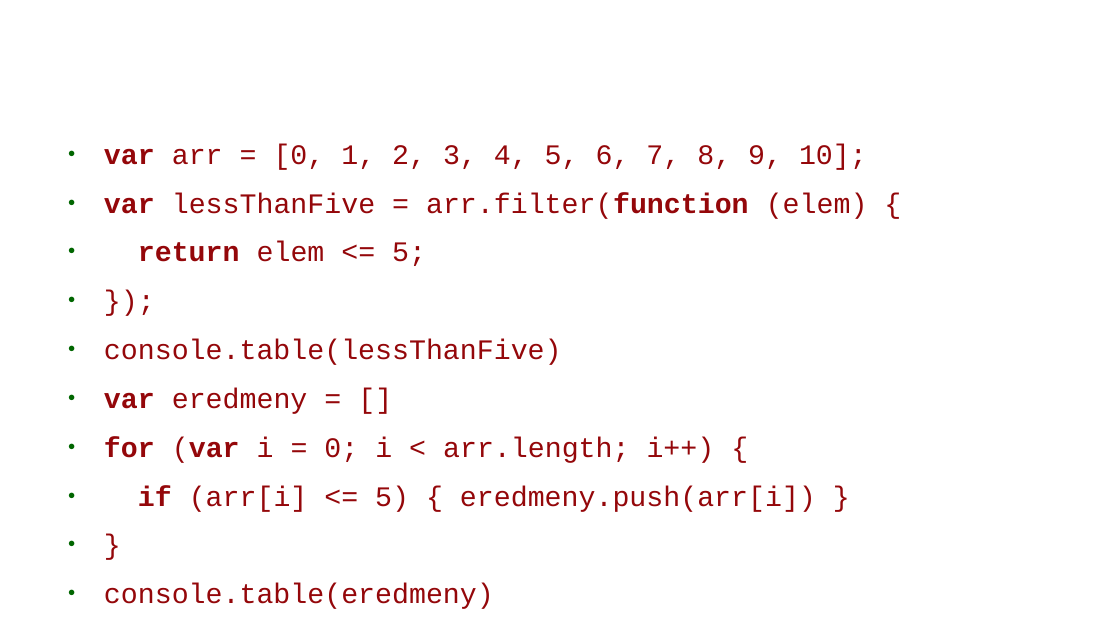
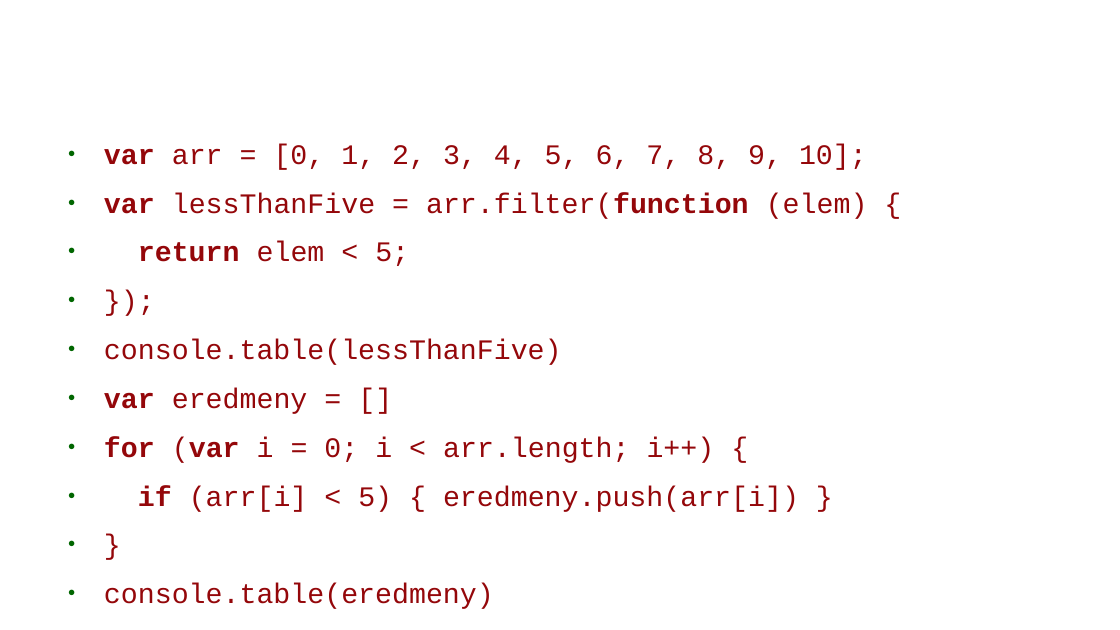
Before and after one commit to webandras/google_earth_engine_kutatas, a slide deck: slide 33 of google_earth_engine_gulacsi_andras_2018.odp (slide 35 before the commit). Drawn at 1120x630 pixels with LibreOffice and Linux fonts; fonts in the diff are those of the drawing; background and template pictures are left out. Boxes give left, top, right and bottom in pixels: in the first picture for what was removed or moved away, otherwise in the second. Text is boxed around its words. In the diff, an @@ line names an element or a change of style, - is before the commit and + after.

```diff
--- a/google_earth_engine_gulacsi_andras_2018.odp
+++ b/google_earth_engine_gulacsi_andras_2018.odp
@@ text at <box>138,241,409,266</box>: text changed @@
-● return elem <= 5;
+● return elem < 5;
@@ text at <box>138,486,799,512</box>: text changed @@
-● if (arr[i] <= 5) { eredmeny.push(arr[i]) }
+● if (arr[i] < 5) { eredmeny.push(arr[i]) }
```
Also in this commit, not shown: 29 other slides changed, 24 slides added, 3 slides removed, 16 other files.
